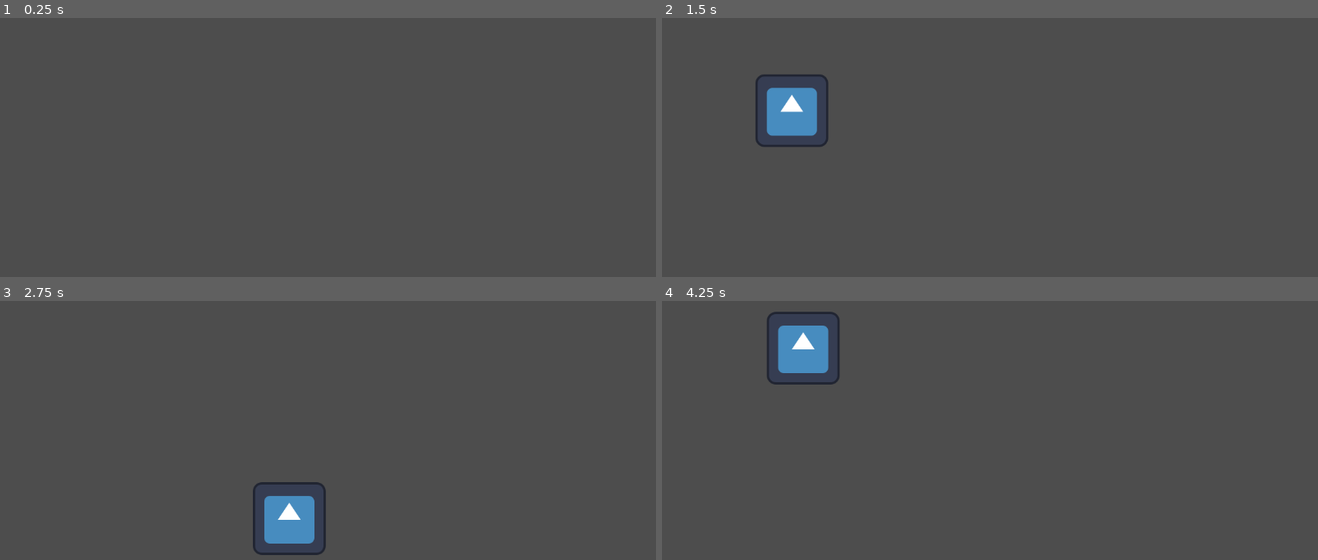
Above: before the commit, frames 1-4 (two rows, left to right).
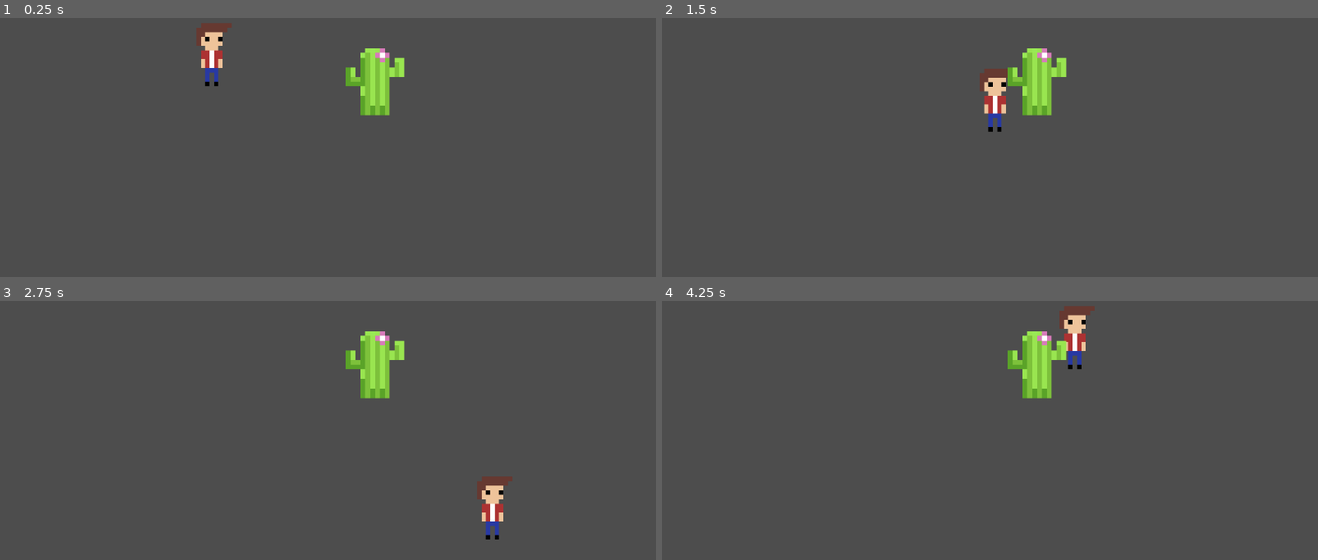
Above: after the commit, the same moments.

Repository: Explement/How-Deep-Will-You-Go
Game: Godot game, scene res://scenes/regular scenes/main.tscn
Two runs of this game, one before a commit and one after it. Both use one fixed random seed, a clock stepped at 60 frames per second and the inputs below. Before the commit the project starts from res://scenes/main.tscn. The engine's default icon, where the game draws it, is replaced by a stand-in: a white triangle on a blue panel in a dark square.
Inputs:
- Up to frame 1 (0.25 s): no input
- Up to frame 2 (1.5 s): tap Enter at 0.5 s; hold D (right) 0.53-1.28 s; hold S (down) from 1.28 s (still down)
- Up to frame 3 (2.75 s): release S (down) at 2.03 s; hold D (right) from 2.03 s (still down)
- Up to frame 4 (4.25 s): release D (right) at 2.78 s; hold W (up) 2.78-3.53 s; hold A (left) from 3.53 s (still down)

The runs differ from the first frame. In frame 1, 2.1% of the frame differs, in the area x 30-62%, y 2-38%; in frame 2, 4.0%, in the area x 14-62%, y 11-50%; in frame 3, 4.0%; in frame 4, 4.0%.

Commit message:
Loaded Sprites And Created Enemy

Diff:
--- a/how-deep-will-you-go/how-deep-will-you-go/project.godot
+++ b/how-deep-will-you-go/how-deep-will-you-go/project.godot
@@ -11,7 +11,7 @@
 [application]
 
 config/name="How Deep Will You Go"
-run/main_scene="res://scenes/main.tscn"
+run/main_scene="res://scenes/regular scenes/main.tscn"
 config/features=PackedStringArray("4.3", "Forward Plus")
 config/icon="res://sprites/icon.svg"
 
--- a/how-deep-will-you-go/how-deep-will-you-go/scenes/main.tscn
+++ /dev/null
@@ -1,8 +0,0 @@
-[gd_scene load_steps=2 format=3 uid="uid://bhwrp5c8btwo0"]
-
-[ext_resource type="PackedScene" uid="uid://d1inqjaw0acfn" path="res://scenes/player.tscn" id="1_t8rny"]
-
-[node name="main" type="Node2D"]
-
-[node name="CharacterBody2D" parent="." instance=ExtResource("1_t8rny")]
-position = Vector2(-72, 265)
--- /dev/null
+++ b/how-deep-will-you-go/how-deep-will-you-go/scenes/regular scenes/main.tscn
@@ -0,0 +1,12 @@
+[gd_scene load_steps=3 format=3 uid="uid://bhwrp5c8btwo0"]
+
+[ext_resource type="PackedScene" uid="uid://d1inqjaw0acfn" path="res://scenes/sub scenes/player.tscn" id="1_3ek7r"]
+[ext_resource type="PackedScene" uid="uid://cdh3grws7hbth" path="res://scenes/sub scenes/static_body_2d.tscn" id="2_xm0x0"]
+
+[node name="main" type="Node2D"]
+
+[node name="CharacterBody2D" parent="." instance=ExtResource("1_3ek7r")]
+position = Vector2(383, 249)
+
+[node name="StaticBody2D" parent="." instance=ExtResource("2_xm0x0")]
+position = Vector2(406, 106)
--- a/how-deep-will-you-go/how-deep-will-you-go/scenes/player.tscn
+++ b/how-deep-will-you-go/how-deep-will-you-go/scenes/sub scenes/player.tscn
@@ -1,16 +1,20 @@
 [gd_scene load_steps=4 format=3 uid="uid://d1inqjaw0acfn"]
 
-[ext_resource type="Script" path="res://scenes/player-movement.gd" id="1_2wbya"]
-[ext_resource type="Texture2D" uid="uid://fl4airc2hw4o" path="res://sprites/icon.svg" id="1_lyt1t"]
+[ext_resource type="Script" path="res://scripts/player-movement.gd" id="1_2wbya"]
+[ext_resource type="Texture2D" uid="uid://c84xm3vufs4j8" path="res://sprites/Sprite-0003.png" id="2_fch66"]
 
 [sub_resource type="RectangleShape2D" id="RectangleShape2D_t8nu3"]
-size = Vector2(128, 128)
+size = Vector2(81, 120)
 
 [node name="Player" type="CharacterBody2D"]
 script = ExtResource("1_2wbya")
 
 [node name="Sprite2D" type="Sprite2D" parent="."]
-texture = ExtResource("1_lyt1t")
+texture_filter = 1
+position = Vector2(0.500002, -2.5)
+scale = Vector2(7.6875, 7.9375)
+texture = ExtResource("2_fch66")
 
 [node name="CollisionShape2D" type="CollisionShape2D" parent="."]
+position = Vector2(-7.5, -4)
 shape = SubResource("RectangleShape2D_t8nu3")
--- /dev/null
+++ b/how-deep-will-you-go/how-deep-will-you-go/scenes/sub scenes/static_body_2d.tscn
@@ -0,0 +1,19 @@
+[gd_scene load_steps=3 format=3 uid="uid://cdh3grws7hbth"]
+
+[ext_resource type="Texture2D" uid="uid://cdlmq6th40a1h" path="res://sprites/cactus-export.png" id="1_2tjrj"]
+
+[sub_resource type="RectangleShape2D" id="RectangleShape2D_ldakn"]
+size = Vector2(59, 120)
+
+[node name="StaticBody2D" type="StaticBody2D"]
+position = Vector2(213, 133)
+
+[node name="Sprite2D" type="Sprite2D" parent="."]
+texture_filter = 1
+position = Vector2(252.5, 179.5)
+scale = Vector2(8.5625, 8.4375)
+texture = ExtResource("1_2tjrj")
+
+[node name="CollisionShape2D" type="CollisionShape2D" parent="."]
+position = Vector2(252.5, 189)
+shape = SubResource("RectangleShape2D_ldakn")
Renamed: how-deep-will-you-go/how-deep-will-you-go/scenes/player-movement.gd -> how-deep-will-you-go/how-deep-will-you-go/scripts/player-movement.gd
Binary file added: how-deep-will-you-go/how-deep-will-you-go/sprites/Sprite-0003.png
Not shown, added: how-deep-will-you-go/how-deep-will-you-go/sprites/Sprite-0003.png.import
Binary file added: how-deep-will-you-go/how-deep-will-you-go/sprites/cactus-export.png
Not shown, added: how-deep-will-you-go/how-deep-will-you-go/sprites/cactus-export.png.import
